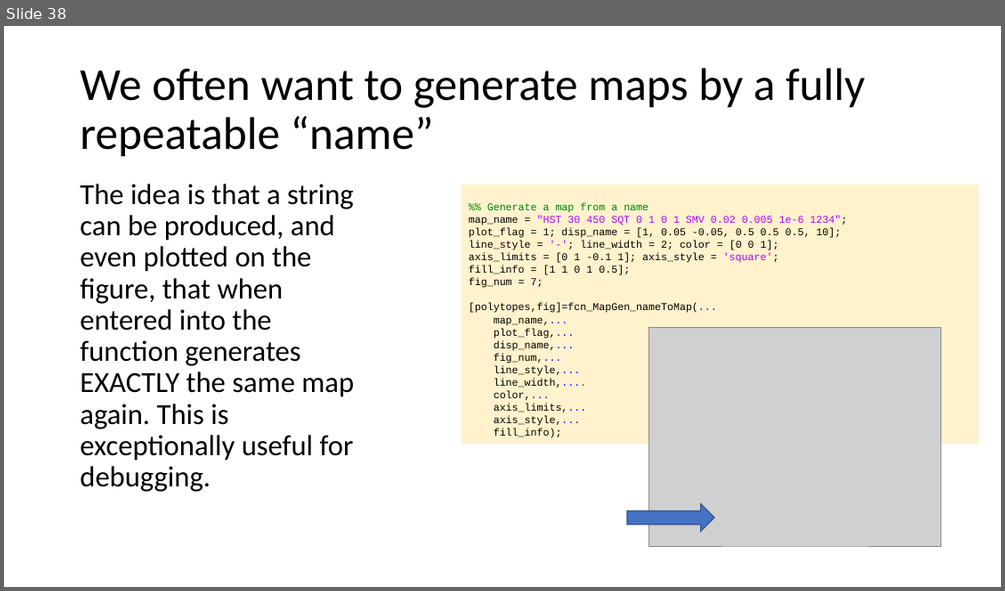
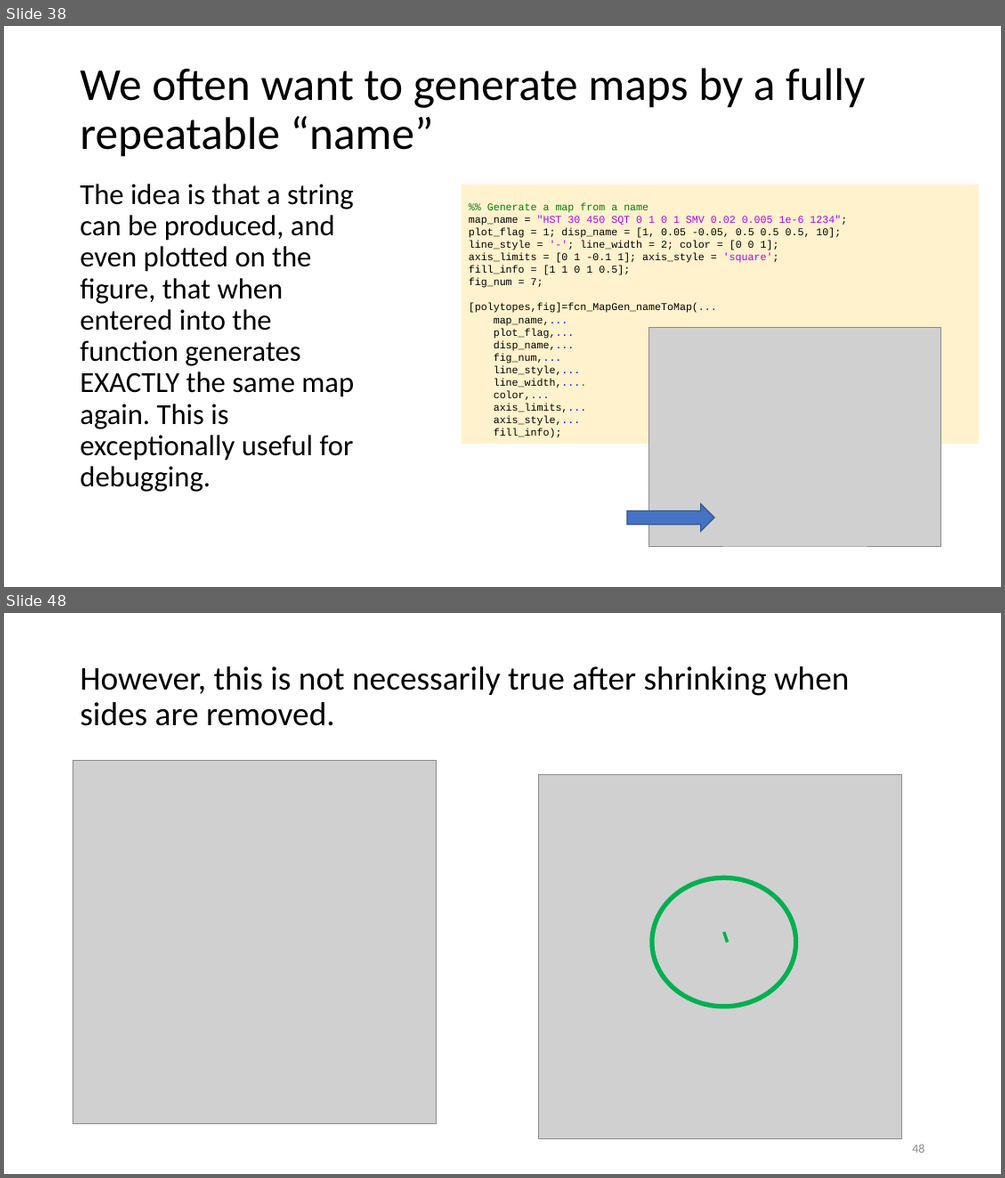
Before and after one commit to ivsg-psu/PathPlanning_MapTools_MapGenClassLibrary, a slide deck: Documents/MapGenClassLibrary.pptx. Shown one above the other, each under a label of ours: slide 38 before the commit, slides 38 and 48 after it; the slides between them are not shown. The pictures are 1005x591 and 1005x1178 pixels, drawn with LibreOffice and Linux fonts; fonts in the diff are those of the drawing; grey boxes stand for pictures. Boxes give left, top, right and bottom in pixels: in the first picture for what was removed or moved away, otherwise in the second. Text is boxed around its words. In the diff, an @@ line names an element or a change of style, - is before the commit and + after.

```diff
--- a/Documents/MapGenClassLibrary.pptx
+++ b/Documents/MapGenClassLibrary.pptx
@@ slide 48 added at [4,613,1001,1174], background #FFFFFF @@
@@ title added at [80,666,849,726], 32 pt, text #000000 @@
+However, this is not necessarily true after shrinking when sides are removed.
@@ picture added at [73,761,437,1124] @@
@@ picture added at [538,775,901,1139] @@
@@ ellipse added at [652,877,797,1006], outline #00B050 4.5 pt @@
@@ line added from (724, 932) to (727, 942), #00B050 3 pt @@
@@ page number added at [912,1143,924,1152], 12 pt, text #8C8C8C @@
+48
```
Also in this commit, not shown: 18 other slides added, 3 other files.
